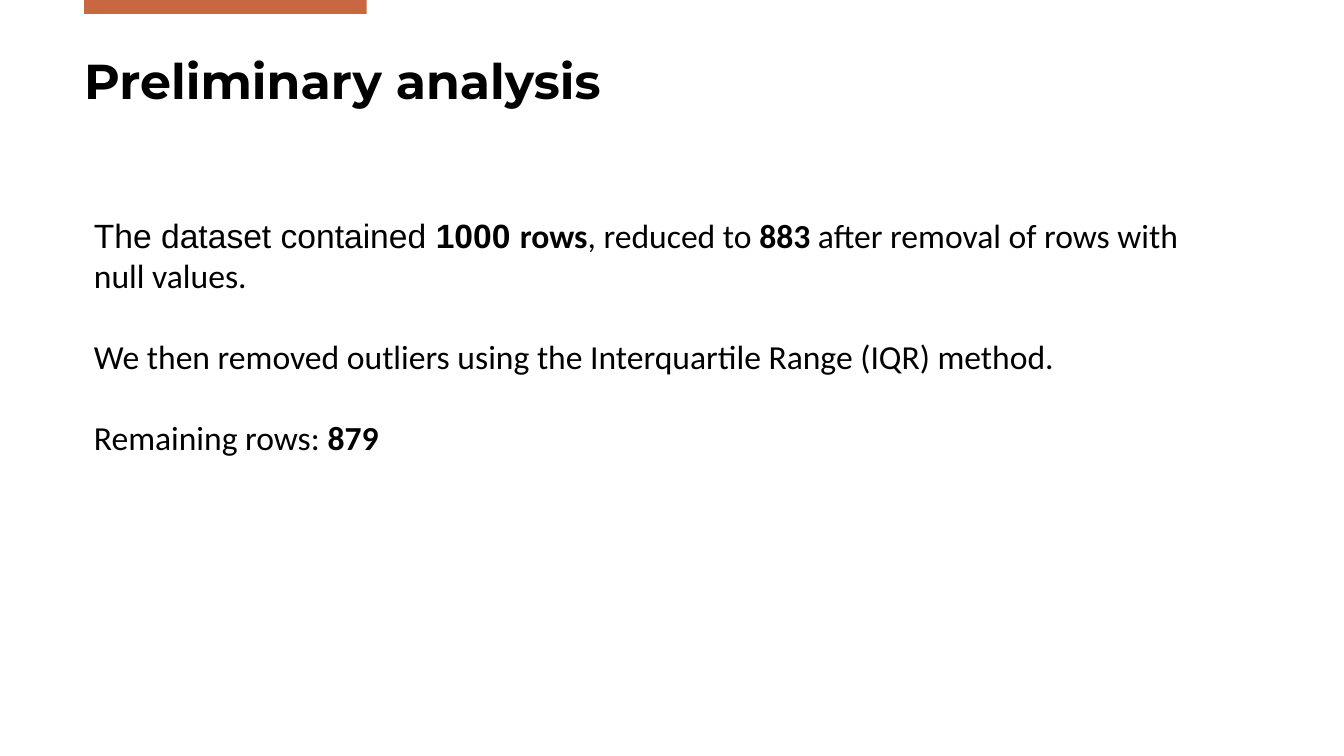
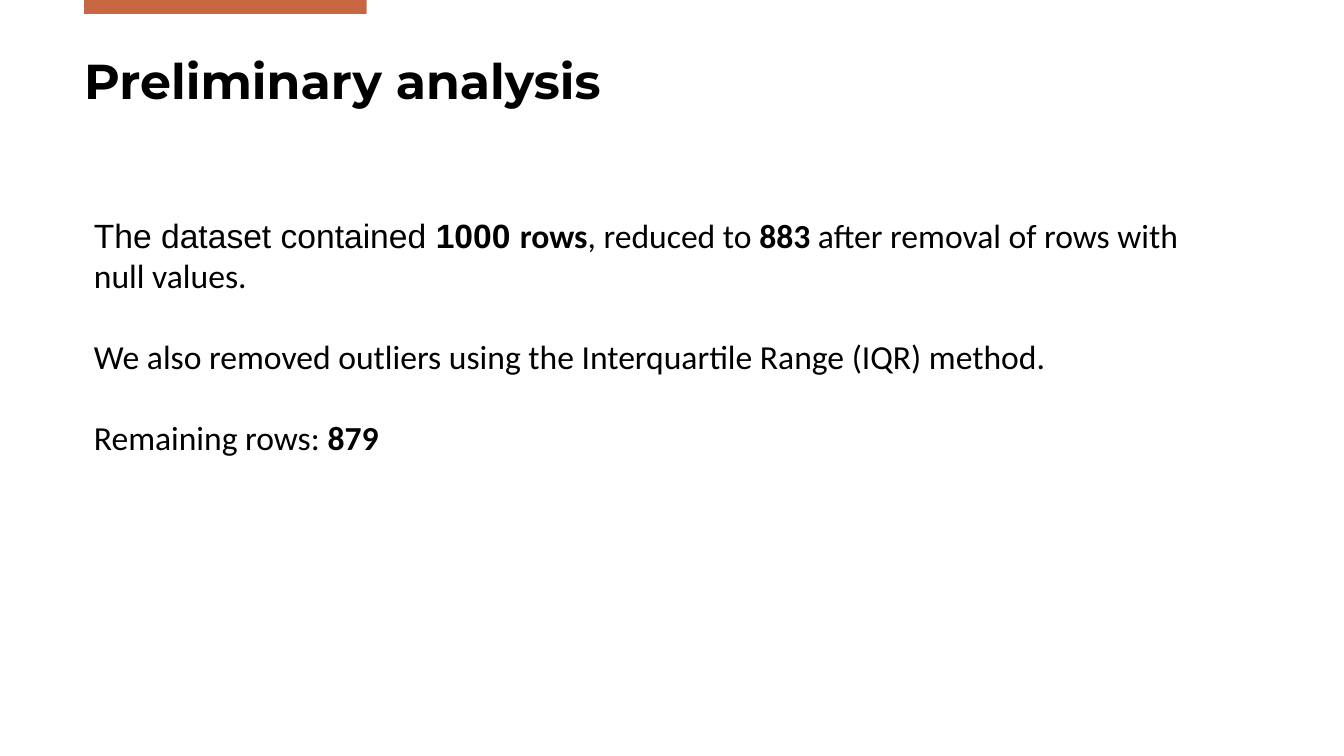
Before and after one commit to DanieleGotti/Food_Delivery_Time_Prediction, a slide deck: slide 7 of Presentation_Gotti_Mazzoleni.pptx. Drawn at 1344x756 pixels with LibreOffice and Linux fonts; fonts in the diff are those of the drawing; background and template pictures are left out. Boxes give left, top, right and bottom in pixels: in the first picture for what was removed or moved away, otherwise in the second. Text is boxed around its words. In the diff, an @@ line names an element or a change of style, - is before the commit and + after.

```diff
--- a/Presentation_Gotti_Mazzoleni.pptx
+++ b/Presentation_Gotti_Mazzoleni.pptx
@@ text at bbox=[94, 344, 1045, 375]: text changed @@
-We then removed outliers using the Interquartile Range (IQR) method.
+We also removed outliers using the Interquartile Range (IQR) method.
```
Also in this commit, not shown: 5 other slides changed, 1 slide added.
